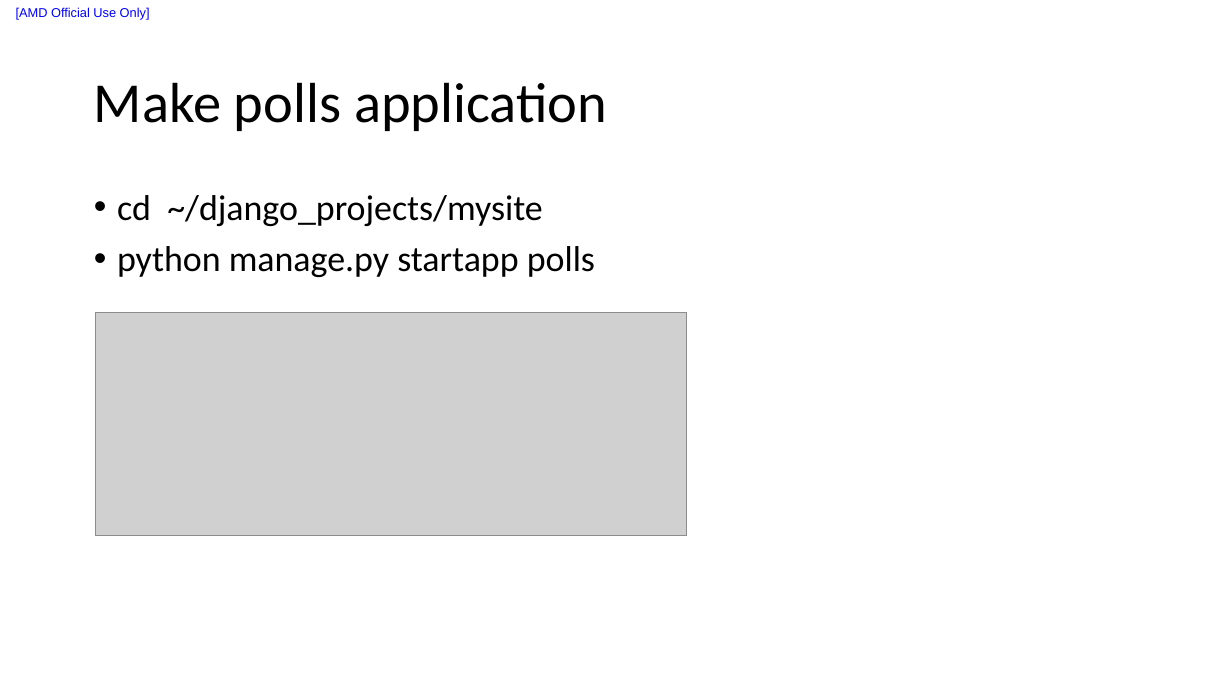
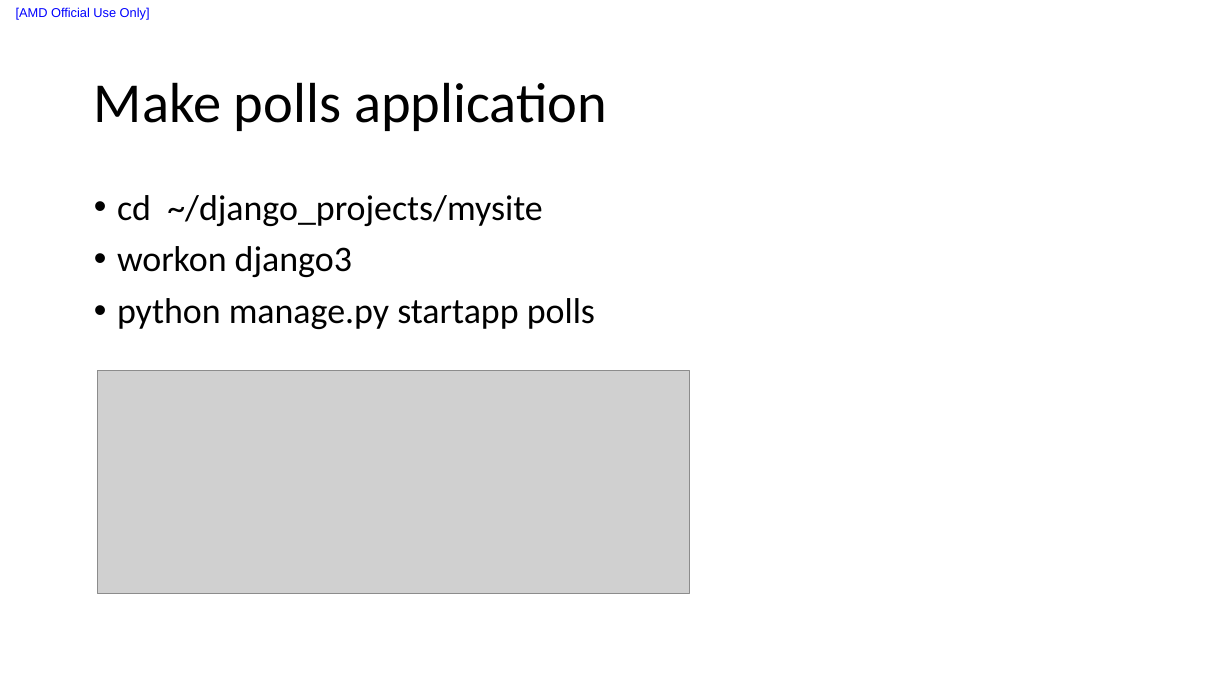
Before and after one commit to liuxu-github-ui/Django, a slide deck: slide 2 of Web Application Technologies and Django/week2/Create first polls Application.pptx. Drawn at 1232x693 pixels with LibreOffice and Linux fonts; fonts in the diff are those of the drawing; grey boxes stand for pictures. Boxes give left, top, right and bottom in pixels: in the first picture for what was removed or moved away, otherwise in the second. Text is boxed around its words. In the diff, an @@ line names an element or a change of style, - is before the commit and + after.

```diff
--- a/Web Application Technologies and Django/week2/Create first polls Application.pptx
+++ b/Web Application Technologies and Django/week2/Create first polls Application.pptx
@@ text at (x1=117, y1=246, x2=352, y2=277): paragraph added @@
+• workon django3
@@ picture moved from (x1=95, y1=312, x2=688, y2=536) to (x1=97, y1=371, x2=689, y2=594) @@
```
Also in this commit, not shown: 10 other files.
